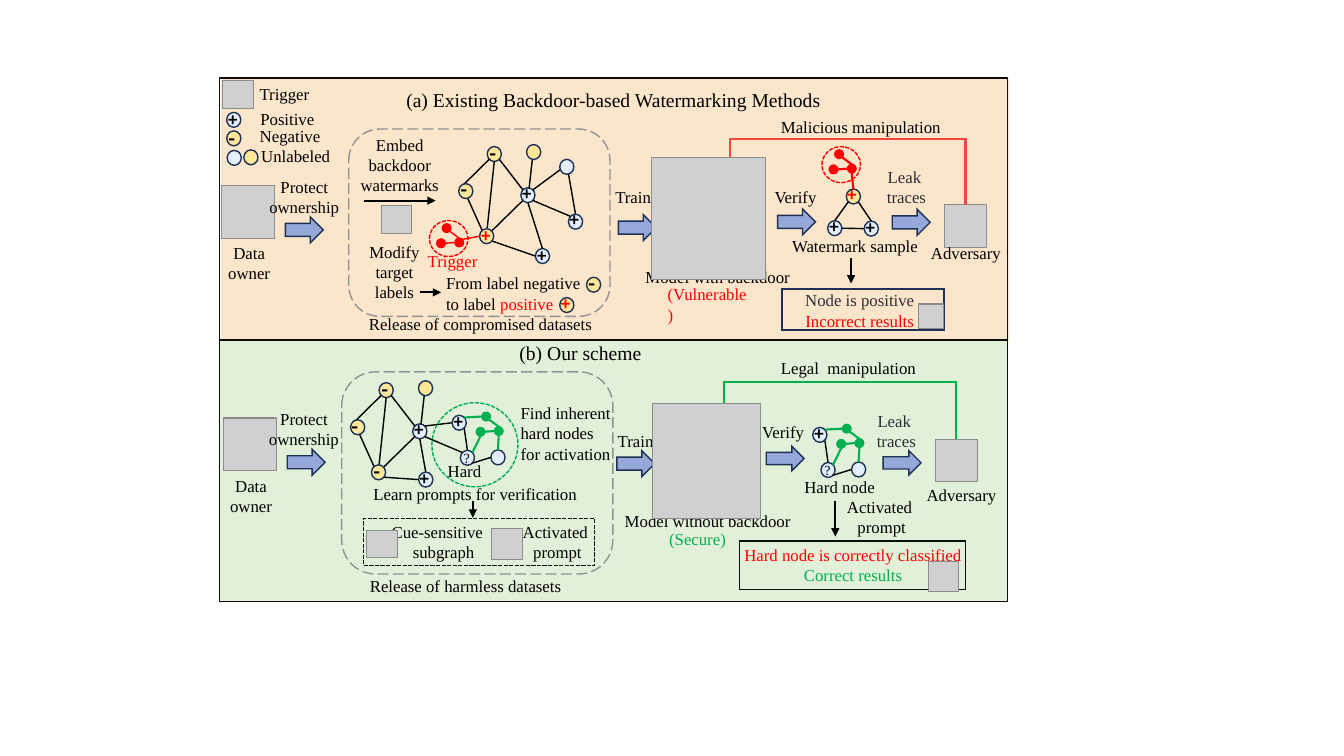
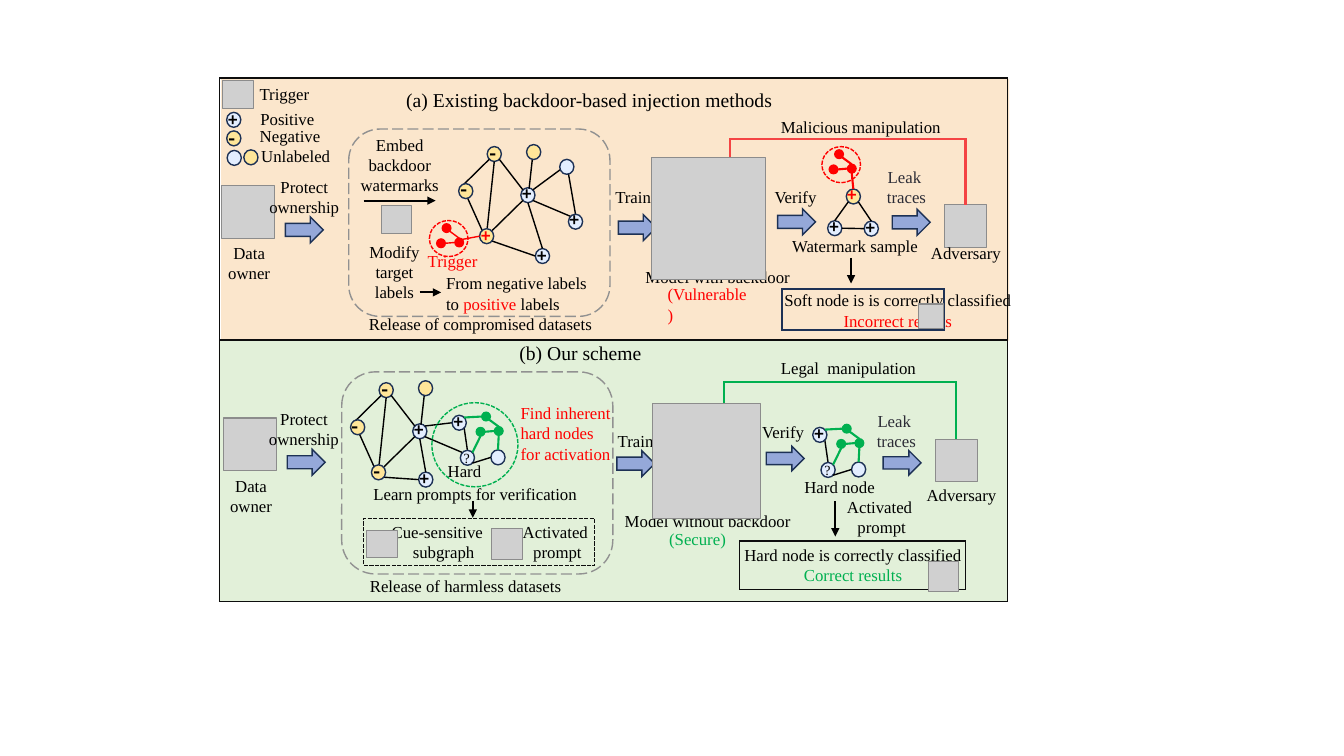
Before and after one commit to renhai1/PA2Perturb, a slide deck: slide 81 of 演示文稿1.pptx (slide 82 before the commit). Drawn at 1344x756 pixels with LibreOffice and Linux fonts; fonts in the diff are those of the drawing; grey boxes stand for pictures. Boxes give left, top, right and bottom in pixels: in the first picture for what was removed or moved away, otherwise in the second. Text is boxed around its words. In the diff, an @@ line names an element or a change of style, - is before the commit and + after.

```diff
--- a/演示文稿1.pptx
+++ b/演示文稿1.pptx
@@ text at <box>406,93,772,112</box>: text changed @@
-(a) Existing Backdoor-based Watermarking Methods
+(a) Existing backdoor-based injection methods
@@ text removed at <box>579,266,604,300</box> @@
--
@@ text at <box>446,277,587,314</box>: text changed @@
-From label negative
-to label positive
+From negative labels
+to positive labels
@@ text removed at <box>551,288,582,319</box> @@
-+
@@ ellipse removed at <box>560,297,574,313</box> @@
@@ ellipse removed at <box>587,277,601,292</box> @@
@@ text "Soft node is is correctly ...": place and size @@
-text "Soft node is is correctly ..." at <box>805,294,914,331</box>
+text "Soft node is is correctly ..." at <box>784,293,1011,331</box>
@@ text at <box>784,293,1011,311</box>: text changed; text colour #2C2C36 to #000000 @@
-Node is positive
+Soft node is is correctly classified
@@ text "Find inherent hard nodes for ..." at <box>521,407,611,460</box>: text colour #000000 to #FF0000 @@
@@ text at <box>744,549,961,566</box>: text colour #FF0000 to #000000 in "Hard node is correctly classified" @@
```
Also in this commit, not shown: 2 other slides changed, 2 slides added.
